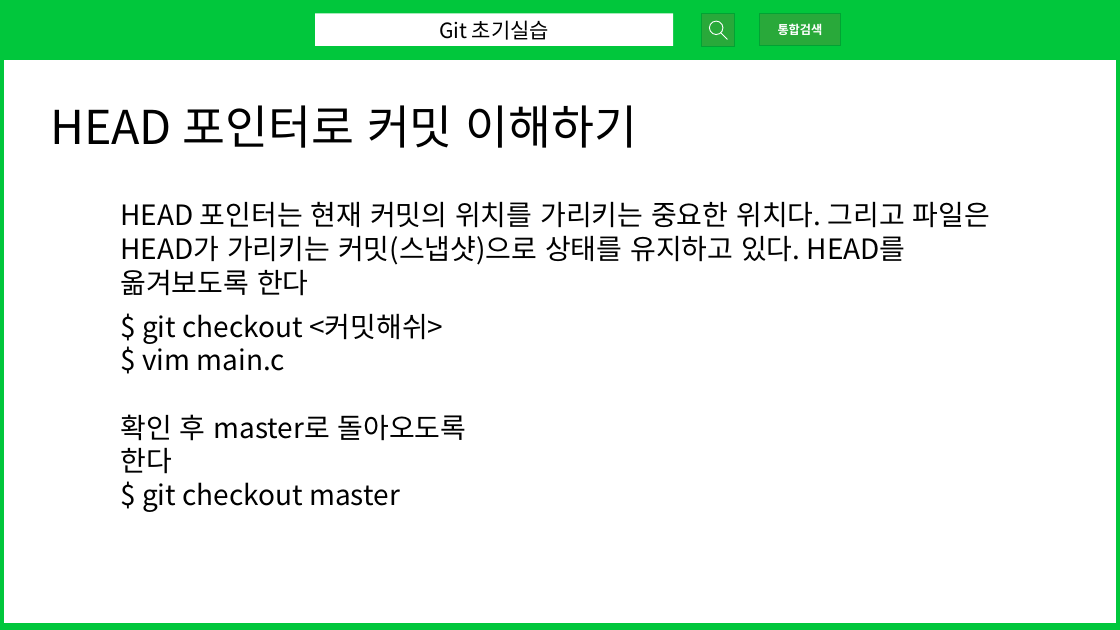
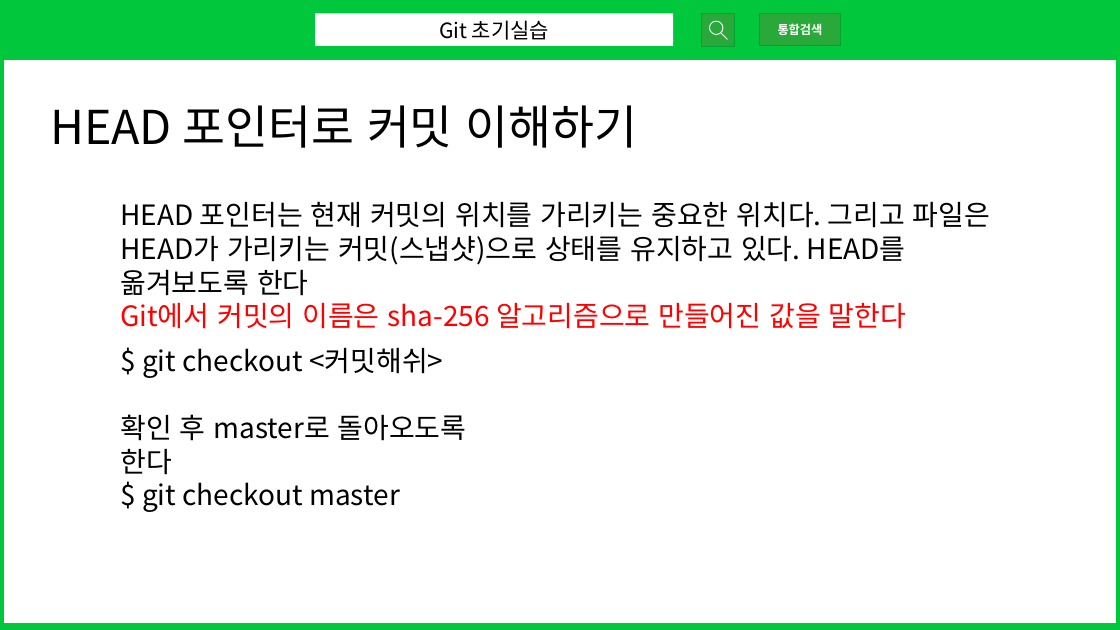
Before and after one commit to yukyung841/git_github_training, a slide deck: slide 18 of docs/git-seminar-pt.pptx (slide 25 before the commit). Drawn at 1120x630 pixels with LibreOffice and Linux fonts; fonts in the diff are those of the drawing. Boxes give left, top, right and bottom in pixels: in the first picture for what was removed or moved away, otherwise in the second. Text is boxed around its words. In the diff, an @@ line names an element or a change of style, - is before the commit and + after.

```diff
--- a/docs/git-seminar-pt.pptx
+++ b/docs/git-seminar-pt.pptx
@@ text at box(120, 302, 906, 329): paragraph added @@
+Git에서 커밋의 이름은 sha-256 알고리즘으로 만들어진 값을 말한다
@@ text "$ git checkout <커밋해쉬>": place and size @@
-text "$ git checkout <커밋해쉬>" at box(120, 313, 467, 512)
+text "$ git checkout <커밋해쉬>" at box(120, 347, 467, 512)
@@ text at box(142, 342, 285, 371): paragraph removed @@
-$ vim main.c
```
Also in this commit, not shown: 4 other slides changed, 2 slides added, 1 slide removed, 13 other files.
